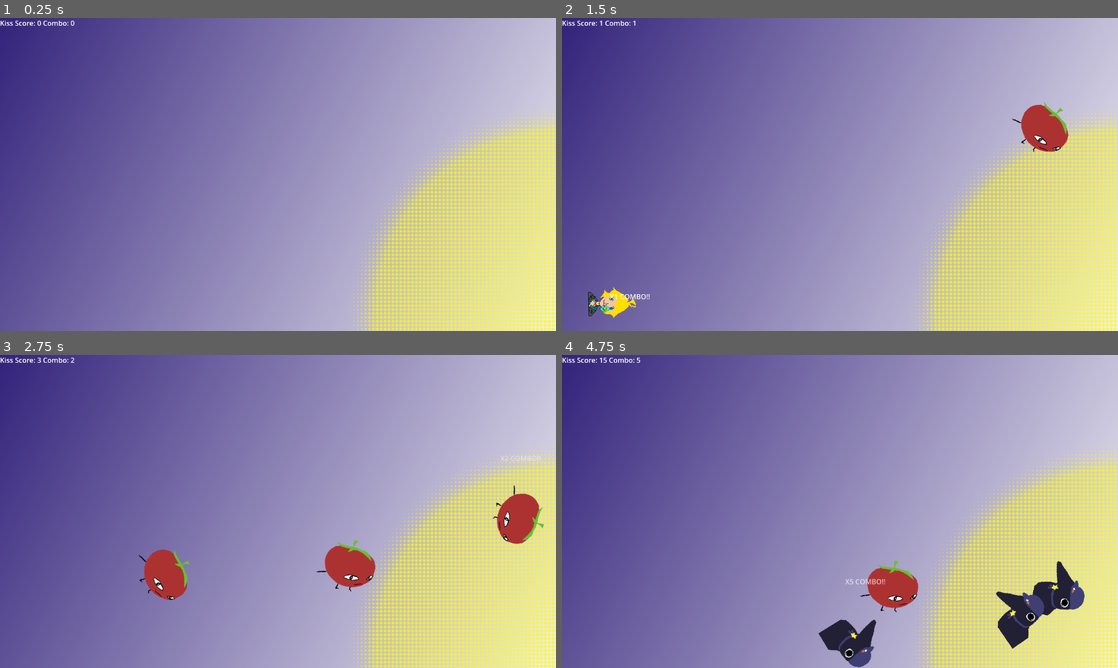
Above: before the commit, frames 1-4 (two rows, left to right).
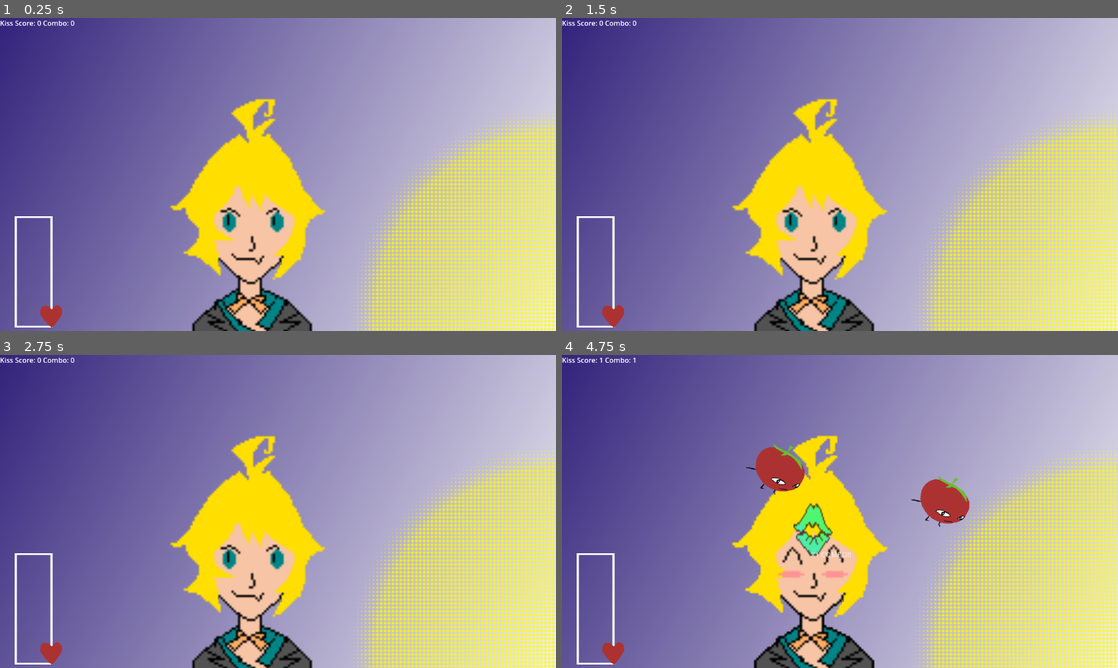
Above: after the commit, the same moments.

Repository: Cephoniss/doki-kisser
Game: Godot game, scene res://game_space.tscn
Same seed, same stepped clock (60 frames per second), same inputs: the game is played once before the commit and once after it.
Inputs (mouse positions are in pixels of both pictures, inside the frame that each line leads up to):
- Up to frame 1 (0.25 s): no input
- Up to frame 2 (1.5 s): tap Enter at 0.5 s; move the mouse to (962, 158) at 0.52 s; click (962, 158) at 0.67 s; move the mouse to (612, 293) at 1.27 s; click (612, 293) at 1.42 s
- Up to frame 3 (2.75 s): move the mouse to (500, 461) at 2.02 s; click (500, 461) at 2.17 s
- Up to frame 4 (4.75 s): move the mouse to (1079, 514) at 2.77 s; click (1079, 514) at 2.92 s; move the mouse to (695, 555) at 3.52 s; click (695, 555) at 3.67 s; move the mouse to (845, 580) at 4.27 s; click (845, 580) at 4.42 s

The runs differ from the first frame. In frame 1, 12% of the frame differs, in the area x 2-59%, y 25-100%; in frame 2, 13%; in frame 3, 15%; in frame 4, 17%, in the area x 2-94%, y 0-100%.

Commit message:
Overhauls and updates
Rewrote some scripts and changed game mechanics. Added progress bar and other new assets

Diff:
--- a/comboScriptl.gd
+++ b/comboScriptl.gd
@@ -6,6 +6,10 @@
 
 func setup(combo_count: int):
 	combo_label.text = "X%d COMBO!!" % combo_count
+func show_missed():
+	combo_label.text = "MISSED!!"
+	print("missed")
+
 func _process(delta: float) -> void:
 	position.y -= move_up_speed * delta
 	modulate.a -= delta
--- a/doki_spawner.gd
+++ b/doki_spawner.gd
@@ -1,15 +1,8 @@
 extends Node2D
 
 @export var kiss_targets: Array[PackedScene] = []
-
 @export var spawn_interval := 0.5
 var time_accumulator := 0.0
-
-func _process(delta: float) -> void:
-	time_accumulator += delta
-	if time_accumulator >= spawn_interval:
-		time_accumulator = 0.0
-		spawn_random_kiss_target()
 
 func spawn_random_kiss_target():
 	if kiss_targets.is_empty():
--- a/game_space.tscn
+++ b/game_space.tscn
@@ -3,7 +3,7 @@
 [ext_resource type="Texture2D" uid="uid://b80vg7nxx4ysq" path="res://Images/DokiKisserBG.png" id="1_63fvg"]
 [ext_resource type="PackedScene" uid="uid://hyo16tktxlkl" path="res://tomato_doki.tscn" id="2_ihldm"]
 [ext_resource type="PackedScene" uid="uid://c38qyf0owkae8" path="res://kiss_score.tscn" id="3_75ac5"]
-[ext_resource type="PackedScene" uid="uid://b0ofs80e2qe07" path="res://crowki.tscn" id="4_xq8gv"]
+[ext_resource type="PackedScene" uid="uid://ds4ylnhqcvlsy" path="res://progress_bar.tscn" id="6_fw4ep"]
 [ext_resource type="Script" uid="uid://dc0por6ejdv08" path="res://doki_spawner.gd" id="6_syrn0"]
 [ext_resource type="PackedScene" uid="uid://b1wrb1pi0ly5u" path="res://pixel_doki.tscn" id="6_x62t2"]
 
@@ -17,4 +17,13 @@
 
 [node name="DokiSpawner" type="Node2D" parent="."]
 script = ExtResource("6_syrn0")
-kiss_targets = Array[PackedScene]([ExtResource("2_ihldm"), ExtResource("4_xq8gv"), ExtResource("6_x62t2")])
+kiss_targets = Array[PackedScene]([ExtResource("2_ihldm")])
+
+[node name="GameTimer" type="Timer" parent="."]
+
+[node name="PixelDoki" parent="." instance=ExtResource("6_x62t2")]
+position = Vector2(578, 487)
+scale = Vector2(5, 5)
+
+[node name="ProgressBar" parent="." instance=ExtResource("6_fw4ep")]
+position = Vector2(22, 456)
--- a/kissScoreScript.gd
+++ b/kissScoreScript.gd
@@ -1,14 +1,21 @@
 extends Label
 
+
+@export var target_score: int = 1000
+@export var combo_reset_time: = 3.0
+@onready var game_timer = get_node("/root/GameSpace/GameTimer")
+@onready var doki = get_node("/root/GameSpace/PixelDoki/PixelDokiArea2D")
 var score: int = 0
 var base_score: int = 1
 var combo: int = 0
 var combo_timer: float = 0.0
-var combo_reset_time: = 2.0
 var ComboPopup = preload("res://combo_score.tscn")
 
+signal score_updated(new_score)
+
 func _ready():
-	update_score()
+	update_scoreboard()
+	doki.connect("doki_clicked", Callable(self, "_on_doki_clicked"))
 
 func _unhandled_input(event: InputEvent) -> void:
 	if event is InputEventMouseButton and event.pressed:
@@ -25,25 +32,56 @@
 		for result in results:
 			var node = result["collider"]
 			if node.is_in_group("KissScoreGroup"):
-				if combo_timer <= combo_reset_time:
-					combo +=1
-				else:
-					combo = 1
-				combo_timer = 0.0
-				var popup =ComboPopup.instantiate()
-				get_tree().current_scene.add_child(popup)
-				popup.global_position = mouse_pos
-				popup.setup(combo)
-				var calulated_score = base_score * combo
-				score += calulated_score
-				update_score()
+				calculate_score(mouse_pos)
 				break
 
-func update_score() -> void:
+func _on_doki_clicked(pos: Vector2):
+	calculate_score(pos)
+
+func calculate_score(mouse_pos: Vector2):
+	update_combo()
+	var calculated_score = base_score * combo
+	score += calculated_score
+	print("target hit Score: ", score, " Combo: ", combo)
+	emit_signal("score_updated", score)
+	update_scoreboard()
+	check_for_win_score()
+	show_combo_popup(mouse_pos)
+
+func show_combo_popup(pos: Vector2):
+	var popup = ComboPopup.instantiate()
+	get_tree().current_scene.add_child(popup)
+	popup.global_position = pos
+	if combo_timer <= combo_reset_time:
+		popup.setup(combo)
+	else:
+		popup.show_missed()
+
+func update_scoreboard() -> void:
 	text = "Kiss Score: %d Combo: %d  " % [score, combo]
 
 func _process(delta: float) -> void:
 	combo_timer += delta
 	if combo_timer > combo_reset_time and combo != 0:
 		combo =0
-		update_score()
+		var mouse_pos = get_viewport().get_mouse_position()
+		show_combo_popup(mouse_pos)
+		update_scoreboard()
+
+func check_for_win_score():
+	if score >= target_score:
+		print("YOU WIN!")
+		# Add win method there
+
+func update_combo():
+	if combo_timer <= combo_reset_time:
+		combo += 1
+	else:
+		combo = 1
+	combo_timer = 0.0
+
+func combo_break():
+	if combo <= 1:
+		score -= 10
+		print("Combo break!")
+		update_scoreboard()
--- a/kissTarget.gd
+++ b/kissTarget.gd
@@ -1,8 +1,10 @@
 extends Area2D
+
 
 @onready var audio_player = $AudioStreamPlayer2D
 @onready var kiss_effect = $KissEffect
-@export var move_speed: float = 100.0
+@export var kiss_targets: Array[PackedScene] = []
+@export var move_speed: float = 150.0
 @export var rotation_speed: float = 90.0
 var velocity := Vector2.ZERO
 var clicked := false
@@ -24,12 +26,9 @@
 		clicked = true
 		audio_player.play()
 		show_kiss_effect()
+		spawn_child()
 		remove_from_group("KissScoreGroup")
 		await get_tree().create_timer(0.3).timeout
-		#var spawner = get_node_or_null("/root/game_space")
-		#if spawner and spawner.has_method("spawn_random_kiss_target"):
-			#spawner.spawn_random_kiss_target()
-			#spawner.spawn_random_kiss_target()
 		queue_free()
 
 func show_kiss_effect():
@@ -38,6 +37,16 @@
 	var tween = create_tween()
 	tween.tween_property(kiss_effect, "modulate:a", 0.0, 0.3)
 
+func spawn_child():
+	if kiss_targets.is_empty():
+		return
+	for i in 2:
+		var random_index = randi() % kiss_targets.size()
+		var target_scene = kiss_targets[random_index]
+		var new_target = target_scene.instantiate()
+		new_target.position = position + Vector2(randf_range(-20, 20), randf_range(-20, 20))
+		get_parent().add_child(new_target)
+
 func despawn():
-	await get_tree().create_timer(2.0).timeout
+	await get_tree().create_timer(3.5).timeout
 	queue_free()
--- /dev/null
+++ b/long_goon.tscn
@@ -0,0 +1,34 @@
+[gd_scene load_steps=7 format=3 uid="uid://cp6rh2r0vmh1"]
+
+[ext_resource type="Texture2D" uid="uid://onyc8hohufdb" path="res://Images/longGoon.png" id="1_0ebic"]
+[ext_resource type="Script" uid="uid://s7dsh3d2etmi" path="res://area_2d.gd" id="1_0mis1"]
+[ext_resource type="PackedScene" uid="uid://bbmbmyvoeyfwf" path="res://regular_goon.tscn" id="2_ctuew"]
+[ext_resource type="AudioStream" uid="uid://s2ngemb3u6rm" path="res://Audio/hotdog.wav" id="3_ctuew"]
+[ext_resource type="Texture2D" uid="uid://bdb03mo6eka1g" path="res://Images/MintKiss.png" id="4_adhtw"]
+
+[sub_resource type="RectangleShape2D" id="RectangleShape2D_eediu"]
+size = Vector2(11.8012, 20)
+
+[node name="LongGoon" type="Node2D"]
+
+[node name="Area2D" type="Area2D" parent="." groups=["KissScoreGroup"]]
+scale = Vector2(6.44, 6.36)
+script = ExtResource("1_0mis1")
+kiss_targets = Array[PackedScene]([ExtResource("2_ctuew")])
+
+[node name="CollisionShape2D" type="CollisionShape2D" parent="Area2D"]
+position = Vector2(1.08696, 0)
+shape = SubResource("RectangleShape2D_eediu")
+
+[node name="Sprite2D" type="Sprite2D" parent="Area2D"]
+scale = Vector2(0.15528, 0.157233)
+texture = ExtResource("1_0ebic")
+
+[node name="AudioStreamPlayer2D" type="AudioStreamPlayer2D" parent="Area2D"]
+stream = ExtResource("3_ctuew")
+
+[node name="KissEffect" type="Sprite2D" parent="Area2D"]
+visible = false
+position = Vector2(2.95031, -4.24528)
+scale = Vector2(0.15528, 0.157233)
+texture = ExtResource("4_adhtw")
--- /dev/null
+++ b/pixel_doki.gd
@@ -0,0 +1,50 @@
+extends Area2D
+
+
+@export var kiss_targets: Array[PackedScene] = []
+@export var cooldown_time: float = 4.0
+@onready var kiss_effect = $KissEffect
+@onready var blush_effect = $BlushSprite
+var on_cooldown := false
+
+signal doki_clicked(pos: Vector2)
+
+func _ready():
+	connect("input_event", Callable(self,"_on_input_event"))
+
+	var cooldown_timer = $"../CooldownTimer"
+	cooldown_timer.wait_time = cooldown_time
+	cooldown_timer.connect("timeout", Callable(self, "_on_cooldown_timer_timeout"))
+
+func _on_input_event(viewport, event, shape_idx):
+	if event is InputEventMouseButton and event.pressed and not on_cooldown:
+		emit_signal("doki_clicked", global_position)
+		on_cooldown = true
+		$"../CooldownTimer".start()
+		show_kiss_effect()
+		for i in range(randi_range(2,4)):
+			spawn_random_targets()
+
+func _on_cooldown_timer_timeout():
+	on_cooldown = false
+	blush_effect.hide()
+
+func show_kiss_effect():
+	kiss_effect.show()
+	kiss_effect.modulate.a = 1.0
+	blush_effect.show()
+	var tween = create_tween()
+	tween.tween_property(kiss_effect, "modulate:a", 0.0, 1.0)
+
+func spawn_random_targets():
+	if kiss_targets.is_empty():
+		return
+
+	var target_scene = kiss_targets[randi() % kiss_targets.size()]
+	var target_instance = target_scene.instantiate()
+	var screen_size = get_viewport_rect().size
+	target_instance.position = Vector2(
+		randf_range(50, screen_size.x - 50),
+		randf_range(50, screen_size.y - 50)
+	)
+	get_tree().current_scene.add_child(target_instance)
--- a/pixel_doki.tscn
+++ b/pixel_doki.tscn
@@ -1,18 +1,21 @@
-[gd_scene load_steps=6 format=3 uid="uid://b1wrb1pi0ly5u"]
+[gd_scene load_steps=8 format=3 uid="uid://b1wrb1pi0ly5u"]
 
 [ext_resource type="Texture2D" uid="uid://d3qqytoglvb2n" path="res://Images/DokiBird.png" id="1_2ujst"]
-[ext_resource type="Script" uid="uid://l7qkdy5a4ia0" path="res://kissTarget.gd" id="1_fjalw"]
+[ext_resource type="Script" uid="uid://bktbtgckjbwgf" path="res://pixel_doki.gd" id="1_ein2b"]
+[ext_resource type="PackedScene" uid="uid://hyo16tktxlkl" path="res://tomato_doki.tscn" id="2_vckid"]
 [ext_resource type="Texture2D" uid="uid://bdb03mo6eka1g" path="res://Images/MintKiss.png" id="3_ncxb1"]
 [ext_resource type="AudioStream" uid="uid://s2ngemb3u6rm" path="res://Audio/hotdog.wav" id="4_ein2b"]
+[ext_resource type="Texture2D" uid="uid://bur4k1cojvap5" path="res://Images/DokiBirdBlush.png" id="4_sb1vi"]
 
 [sub_resource type="RectangleShape2D" id="RectangleShape2D_fjalw"]
 
 [node name="PixelDoki" type="Node2D"]
 
-[node name="PixelDokiArea2D" type="Area2D" parent="." groups=["KissScoreGroup"]]
+[node name="PixelDokiArea2D" type="Area2D" parent="."]
 position = Vector2(-1, -6)
 scale = Vector2(3.6, 5.45527)
-script = ExtResource("1_fjalw")
+script = ExtResource("1_ein2b")
+kiss_targets = Array[PackedScene]([ExtResource("2_vckid")])
 
 [node name="CollisionShape2D" type="CollisionShape2D" parent="PixelDokiArea2D"]
 shape = SubResource("RectangleShape2D_fjalw")
@@ -22,11 +25,19 @@
 scale = Vector2(0.277778, 0.183309)
 texture = ExtResource("1_2ujst")
 
+[node name="BlushSprite" type="Sprite2D" parent="PixelDokiArea2D"]
+visible = false
+position = Vector2(0.277778, 1.09985)
+scale = Vector2(0.277778, 0.183309)
+texture = ExtResource("4_sb1vi")
+
 [node name="KissEffect" type="Sprite2D" parent="PixelDokiArea2D"]
 visible = false
-position = Vector2(3.61111, 3.11625)
+position = Vector2(0.277778, -2.0164)
 scale = Vector2(0.15528, 0.157233)
 texture = ExtResource("3_ncxb1")
 
 [node name="AudioStreamPlayer2D" type="AudioStreamPlayer2D" parent="PixelDokiArea2D"]
 stream = ExtResource("4_ein2b")
+
+[node name="CooldownTimer" type="Timer" parent="."]
--- /dev/null
+++ b/progressBar.gd
@@ -0,0 +1,17 @@
+extends TextureProgressBar
+
+var max_score: int = 1000
+var kiss_score_node
+
+func _ready():
+	value = 0
+	max_value = max_score
+
+	kiss_score_node = get_node_or_null("/root/GameSpace/KissScore/CanvasLayer/KissScoreLabel")
+	if kiss_score_node:
+		kiss_score_node.connect("score_updated", Callable(self, "_on_score_update"))
+	else:
+		print("error")
+
+func _on_score_update(new_score: int) -> void:
+	value = clamp(new_score, 0, max_score)
--- /dev/null
+++ b/progress_bar.tscn
@@ -0,0 +1,15 @@
+[gd_scene load_steps=4 format=3 uid="uid://ds4ylnhqcvlsy"]
+
+[ext_resource type="Texture2D" uid="uid://3myxgehvx3ah" path="res://Images/dokiProgressBar2.png" id="2_g6pro"]
+[ext_resource type="Script" uid="uid://4yqgxybctwev" path="res://progressBar.gd" id="3_5xu4y"]
+[ext_resource type="Texture2D" uid="uid://ckp8omtv6nhwj" path="res://Images/dokiProgressBar1.png" id="3_85g3w"]
+
+[node name="ProgressBar" type="Node2D"]
+
+[node name="TextureProgressBar" type="TextureProgressBar" parent="."]
+offset_right = 40.0
+offset_bottom = 40.0
+fill_mode = 3
+texture_under = ExtResource("2_g6pro")
+texture_progress = ExtResource("3_85g3w")
+script = ExtResource("3_5xu4y")
--- /dev/null
+++ b/regular_goon.tscn
@@ -0,0 +1,32 @@
+[gd_scene load_steps=6 format=3 uid="uid://bbmbmyvoeyfwf"]
+
+[ext_resource type="Script" uid="uid://s7dsh3d2etmi" path="res://area_2d.gd" id="1_gtyjp"]
+[ext_resource type="Texture2D" uid="uid://cxaa4s7jvnbgo" path="res://Images/regularGoon.png" id="2_rnlwy"]
+[ext_resource type="AudioStream" uid="uid://s2ngemb3u6rm" path="res://Audio/hotdog.wav" id="3_vc7d2"]
+[ext_resource type="Texture2D" uid="uid://bdb03mo6eka1g" path="res://Images/MintKiss.png" id="4_5pr7p"]
+
+[sub_resource type="RectangleShape2D" id="RectangleShape2D_h43cn"]
+size = Vector2(19.5652, 20)
+
+[node name="RegularGoon" type="Node2D"]
+
+[node name="Area2D" type="Area2D" parent="." groups=["KissScoreGroup"]]
+scale = Vector2(6.44, 6.36)
+script = ExtResource("1_gtyjp")
+
+[node name="CollisionShape2D" type="CollisionShape2D" parent="Area2D"]
+position = Vector2(-2.96172e-07, 0)
+shape = SubResource("RectangleShape2D_h43cn")
+
+[node name="Sprite2D" type="Sprite2D" parent="Area2D"]
+scale = Vector2(0.15528, 0.157233)
+texture = ExtResource("2_rnlwy")
+
+[node name="AudioStreamPlayer2D" type="AudioStreamPlayer2D" parent="Area2D"]
+stream = ExtResource("3_vc7d2")
+
+[node name="KissEffect" type="Sprite2D" parent="Area2D"]
+visible = false
+position = Vector2(2.38419e-07, -4.55975)
+scale = Vector2(0.15528, 0.157233)
+texture = ExtResource("4_5pr7p")
--- a/tomato_doki.tscn
+++ b/tomato_doki.tscn
@@ -1,6 +1,7 @@
-[gd_scene load_steps=6 format=3 uid="uid://hyo16tktxlkl"]
+[gd_scene load_steps=7 format=3 uid="uid://hyo16tktxlkl"]
 
 [ext_resource type="Texture2D" uid="uid://ccec1ep0efg8a" path="res://Images/tomatoDoki.png" id="1_ausxj"]
+[ext_resource type="PackedScene" uid="uid://cp6rh2r0vmh1" path="res://long_goon.tscn" id="2_a7it7"]
 [ext_resource type="Script" uid="uid://l7qkdy5a4ia0" path="res://kissTarget.gd" id="2_sls2w"]
 [ext_resource type="AudioStream" uid="uid://s2ngemb3u6rm" path="res://Audio/hotdog.wav" id="3_chrkl"]
 [ext_resource type="Texture2D" uid="uid://bdb03mo6eka1g" path="res://Images/MintKiss.png" id="3_k25wo"]
@@ -12,6 +13,7 @@
 [node name="Area2D" type="Area2D" parent="." groups=["KissScoreGroup"]]
 scale = Vector2(6.64, 6.44)
 script = ExtResource("2_sls2w")
+kiss_targets = Array[PackedScene]([ExtResource("2_a7it7")])
 
 [node name="CollisionShape2D" type="CollisionShape2D" parent="Area2D"]
 shape = SubResource("RectangleShape2D_sls2w")
Binary file added: Images/DokiBirdBlush.png
Not shown, added: Images/DokiBirdBlush.png.import
Binary file added: Images/dokiProgressBar1.png
Not shown, added: Images/dokiProgressBar1.png.import
Binary file added: Images/dokiProgressBar2.png
Not shown, added: Images/dokiProgressBar2.png.import
Not shown, added: pixel_doki.gd.uid
Not shown, added: progressBar.gd.uid
